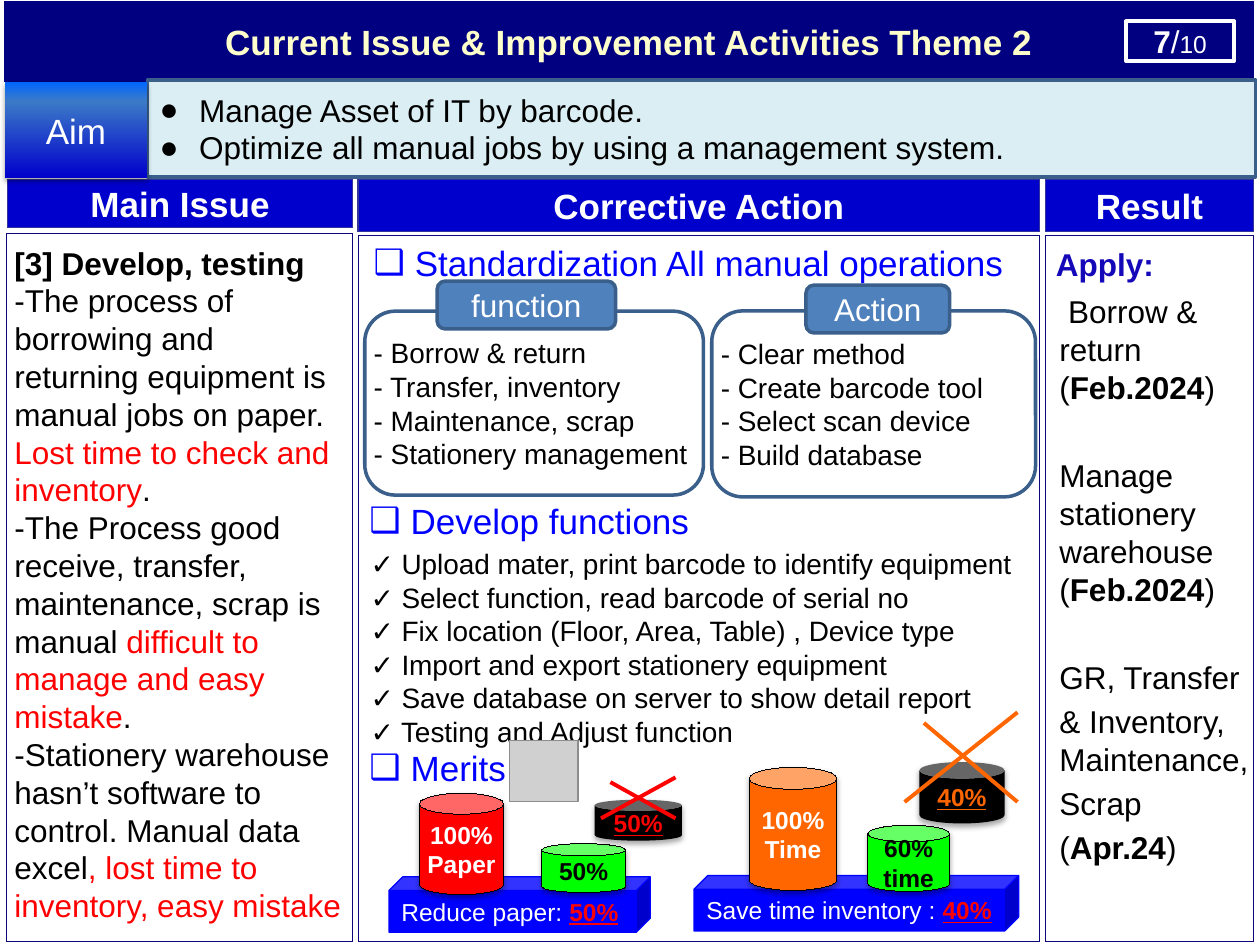
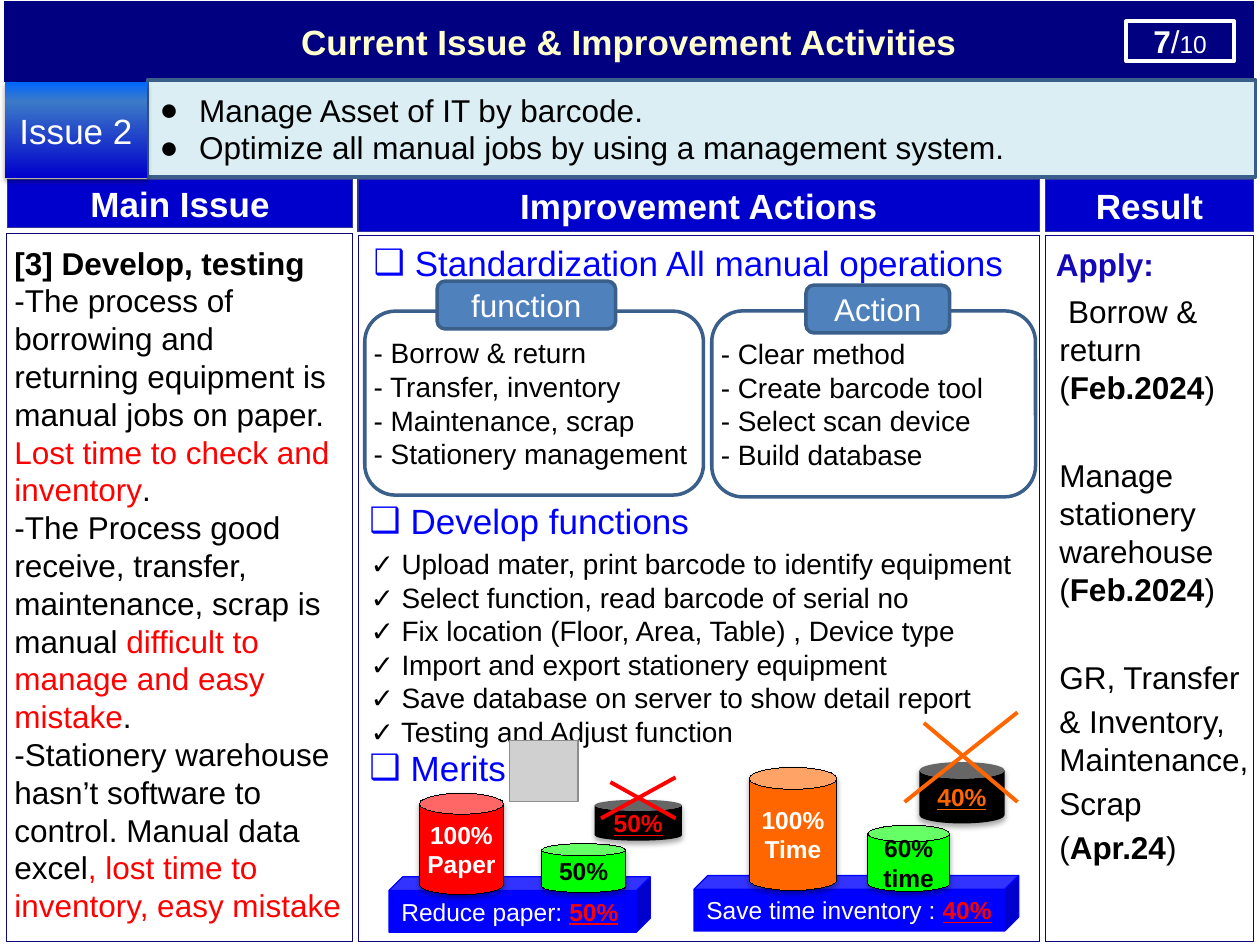
Before and after one commit to thietbicongnghevietnam/ReportPSNV, a slide deck: slide 8 of Report_test.pptx. Drawn at 1260x945 pixels with LibreOffice and Linux fonts; fonts in the diff are those of the drawing; grey boxes stand for pictures. Boxes give left, top, right and bottom in pixels: in the first picture for what was removed or moved away, otherwise in the second. Text is boxed around its words. In the diff, an @@ line names an element or a change of style, - is before the commit and + after.

```diff
--- a/Report_test.pptx
+++ b/Report_test.pptx
@@ text in rectangle at [301,29,956,62]: text changed @@
-Current Issue & Improvement Activities Theme 2
+Current Issue & Improvement Activities
@@ text in rectangle at [19,119,132,150]: text changed @@
-Aim
+Issue 2
@@ text in rectangle at [520,193,877,226]: text changed @@
-Corrective Action
+Improvement Actions
```
Also in this commit, not shown: 6 other slides changed, 2 slides added, 1 slide removed.
